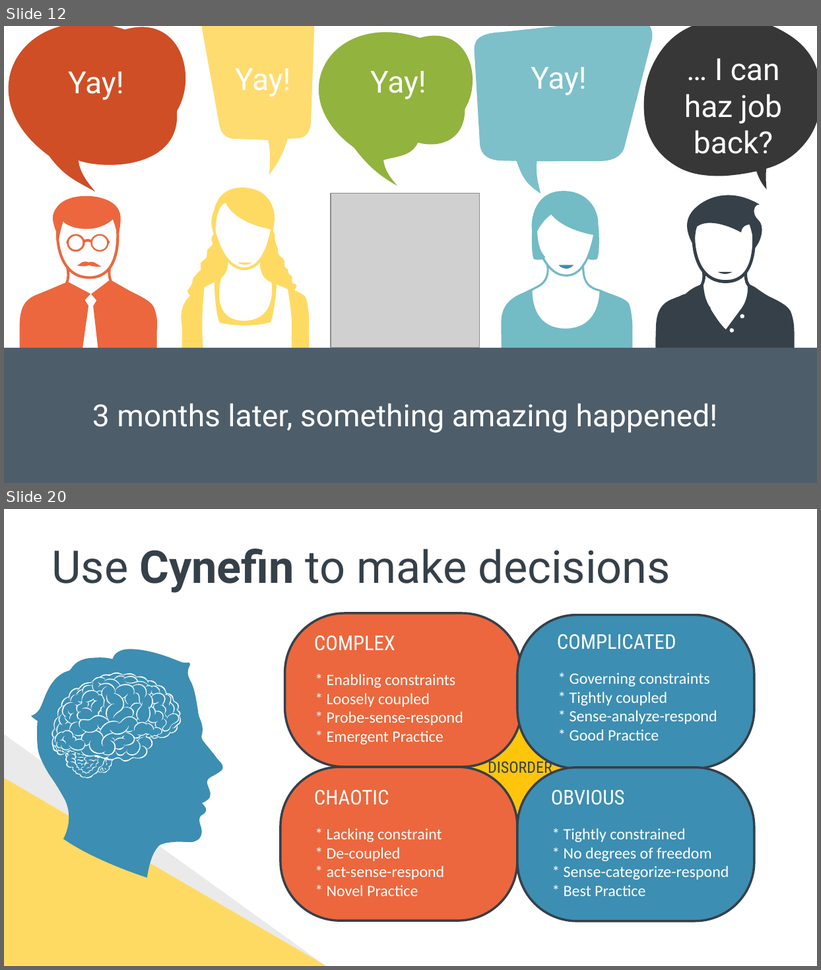
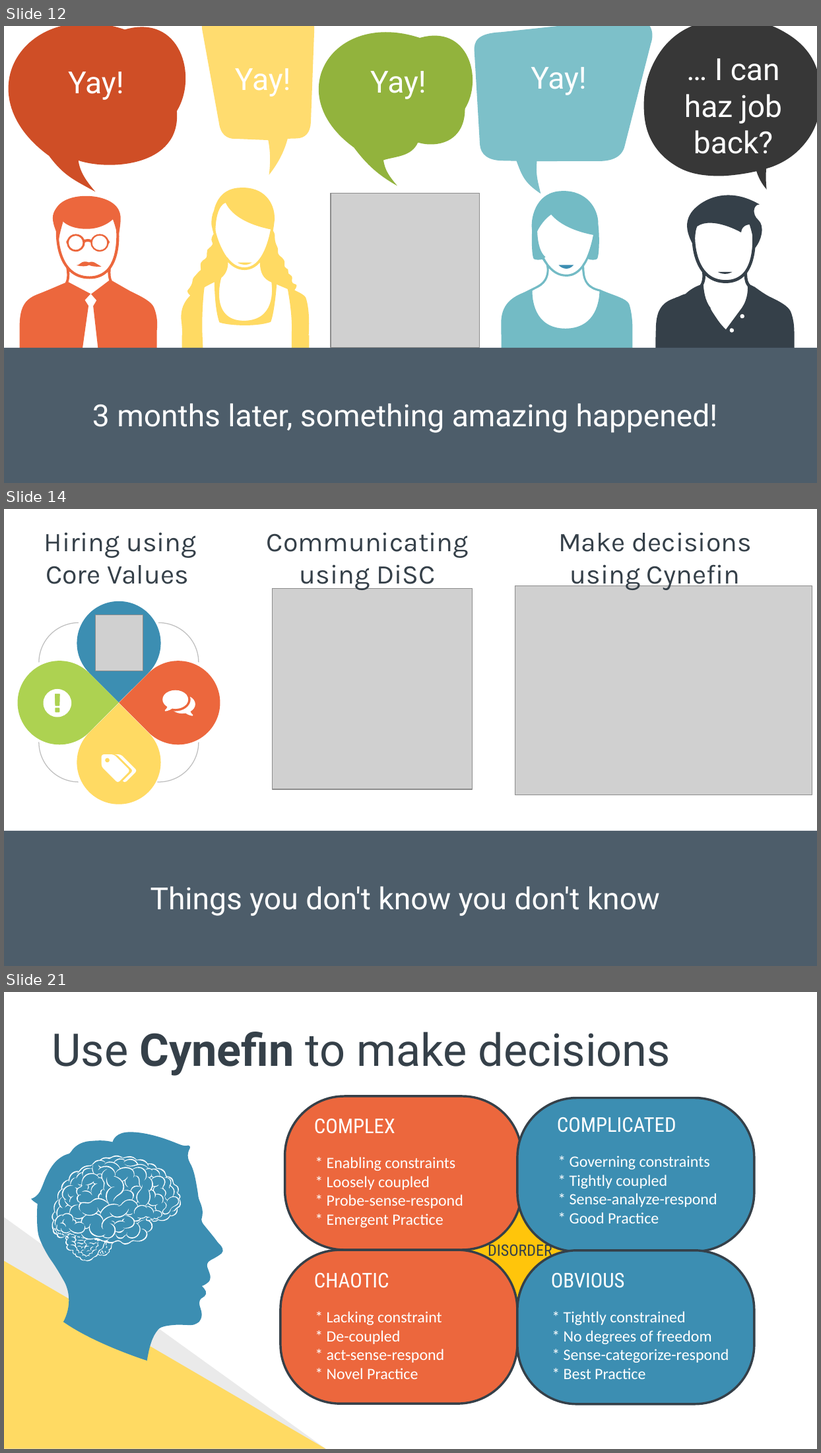
Before and after one commit to spetryjohnson/Talk---Hiring--Firing--and-Inspiring, a slide deck: Hiring, Firing, and Inspiring.pptx. Shown one above the other, each under a label of ours: slides 12 and 20 before the commit, slides 12, 14 and 21 after it; the slides between them are not shown. The pictures are 821x970 and 821x1453 pixels, drawn with LibreOffice and Linux fonts; fonts in the diff are those of the drawing; grey boxes stand for pictures. Boxes give left, top, right and bottom in pixels: in the first picture for what was removed or moved away, otherwise in the second. Text is boxed around its words. In the diff, an @@ line names an element or a change of style, - is before the commit and + after.

```diff
--- a/Hiring, Firing, and Inspiring.pptx
+++ b/Hiring, Firing, and Inspiring.pptx
@@ slide 14 added at [4, 509, 817, 966], background #FFFFFF @@
@@ text added at [44, 532, 197, 584], 24 pt, text #354049 @@
+Hiring using Core Values
@@ text added at [267, 532, 469, 591], 24 pt, text #354049 @@
+Communicating using DiSC
@@ text added at [558, 532, 751, 591], 24 pt, text #354049 @@
+Make decisions using Cynefin
@@ picture added at [516, 586, 812, 794] @@
@@ picture added at [273, 589, 473, 789] @@
@@ group added at [4, 584, 238, 821]: 4 arc (boxed as its full ellipse)s, 4 teardrops, 3 freeform shapes, 1 picture @@
@@ rectangle added at [4, 831, 817, 966], fill #4D5D6A @@
@@ text added at [151, 887, 660, 916], 27 pt, text #FFFFFF @@
+Things you don't know you don't know
@@ what was slide 20 is now slide 21 @@
```
Also in this commit, not shown: 8 slides changed, 1 other slide added, 1 slide removed.
